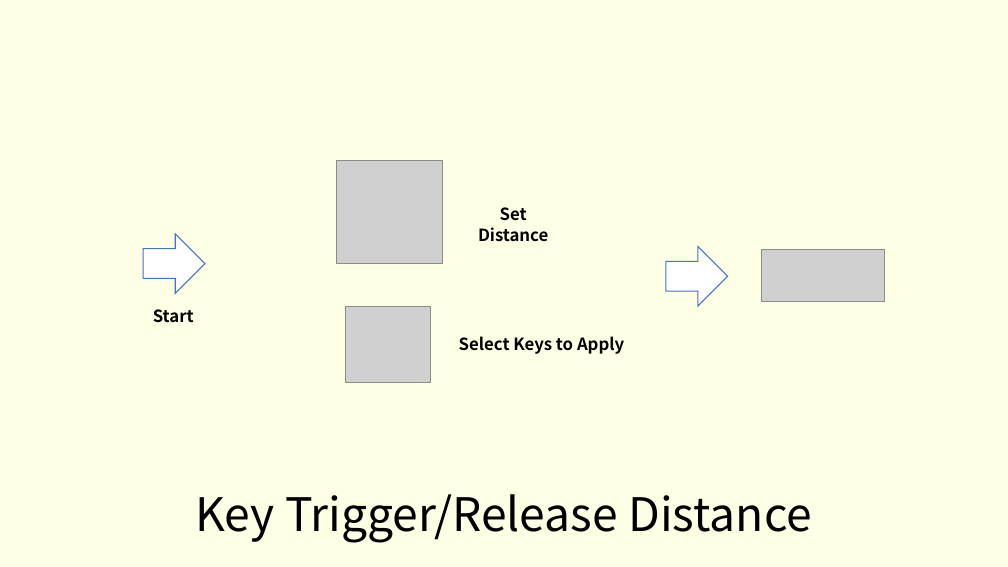
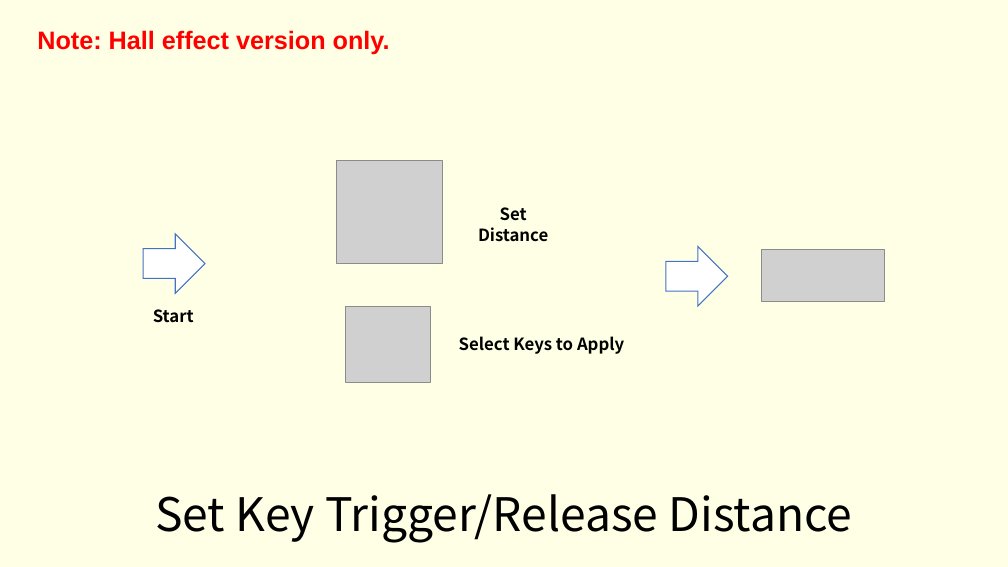
Before and after one commit to whowechina/iidx_pico, a slide deck: slide 7 of doc/IIDX_Pico_Manual.pptx (slide 8 before the commit). Drawn at 1008x567 pixels with LibreOffice and Linux fonts; fonts in the diff are those of the drawing; grey boxes stand for pictures. Boxes give left, top, right and bottom in pixels: in the first picture for what was removed or moved away, otherwise in the second. Text is boxed around its words. In the diff, an @@ line names an element or a change of style, - is before the commit and + after.

```diff
--- a/doc/IIDX_Pico_Manual.pptx
+++ b/doc/IIDX_Pico_Manual.pptx
@@ text added at bbox=[37, 30, 390, 55], 24 pt, text #FF0000, bold @@
+Note: Hall effect version only.
@@ title at bbox=[155, 494, 853, 543]: text changed @@
-Key Trigger/Release Distance
+Set Key Trigger/Release Distance
```
Also in this commit, not shown: 9 other slides changed, 10 slides added, 1 slide removed.
